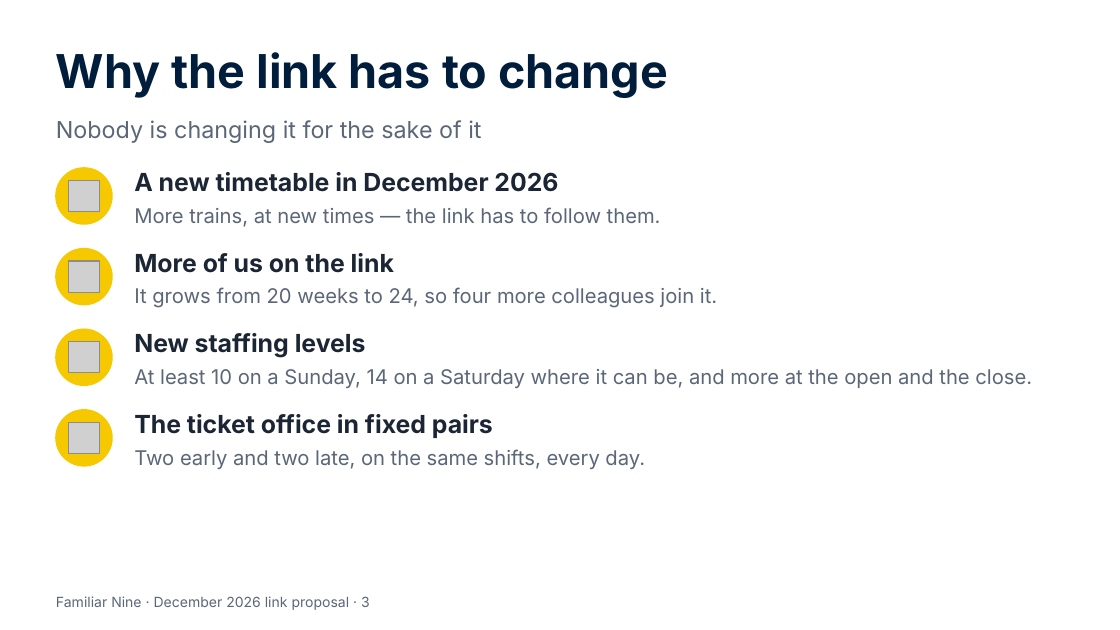
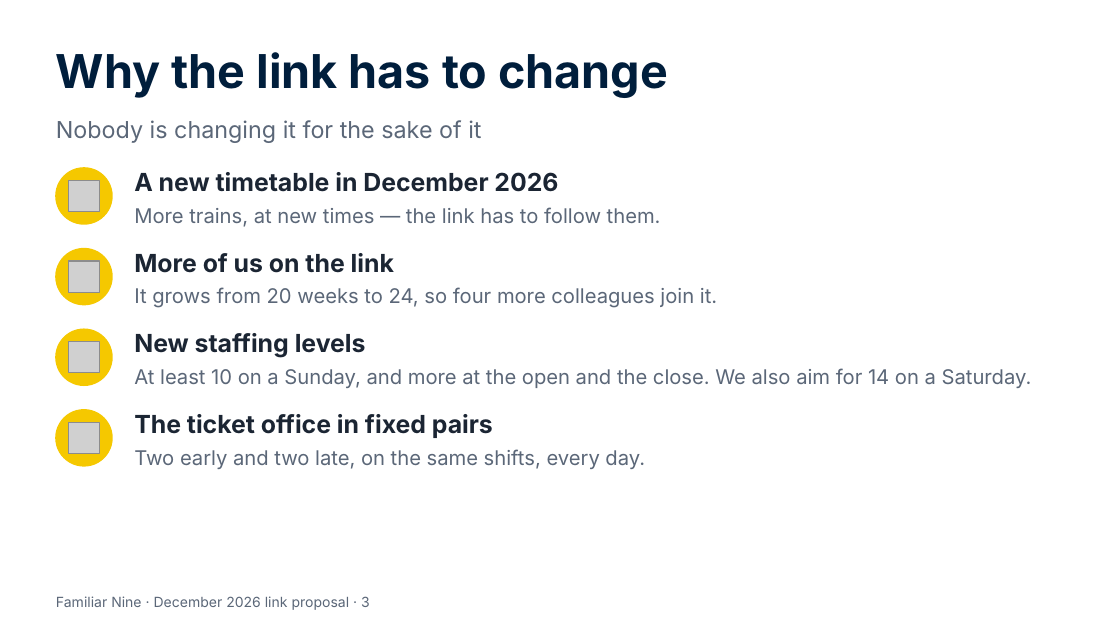
Before and after one commit to Garethdavidmiller/roster-app, a slide deck: slide 3 of docs/proposals/presentations/Familiar-Nine-for-colleagues.pptx. Drawn at 1120x630 pixels with LibreOffice and Linux fonts; fonts in the diff are those of the drawing; grey boxes stand for pictures. Boxes give left, top, right and bottom in pixels: in the first picture for what was removed or moved away, otherwise in the second. Text is boxed around its words. In the diff, an @@ line names an element or a change of style, - is before the commit and + after.

```diff
--- a/docs/proposals/presentations/Familiar-Nine-for-colleagues.pptx
+++ b/docs/proposals/presentations/Familiar-Nine-for-colleagues.pptx
@@ text at box(134, 368, 1032, 388): text changed @@
-At least 10 on a Sunday, 14 on a Saturday where it can be, and more at the open and the close.
+At least 10 on a Sunday, and more at the open and the close. We also aim for 14 on a Saturday.
```
Also in this commit, not shown: 1 other slide changed, 21 other files.
